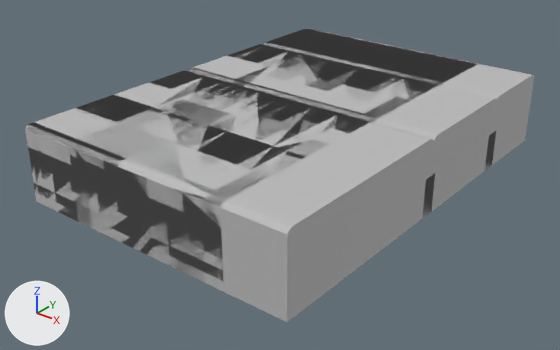
The FBX model Assets/ART/FinishedRooms/Recreationroom_LOD.fbx as it was, and as the next commit left it.
One viewpoint serves both versions: a 50 mm lens placed at (25.4, -31.4, 18.6), pointed at (1.4, -1.5, 0.1). Every picture has the same lights, and +X, +Y and +Z are marked at lower left. Where no turn or scale is listed for an object, it has been applied to the vertices.

In view in the first picture: 'RecreationRoom_LOD0', 'RecreationRoom_LOD0.001', 'RecreationRoom_LOD0.002', 'RecreationRoom_LOD0.003'.
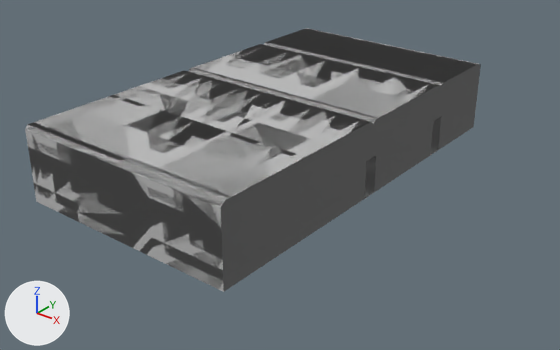
Where the change shows, as pixel boxes (x1, y1, x2, y2) in the pictures (560 x 350 px):
```json
{"object": "RecreationRoom_LOD0", "change": "moved", "before": [69, 37, 534, 322], "after": [25, 28, 481, 291]}
```

Edits to the scene script, one JSON object a line:
```json
{"op": "set", "path": "ob_recreationroom_lod0.location", "old": "(3.38, 0.0, 0.0)", "new": "(0.0, 0.0, 0.0)"}
```
